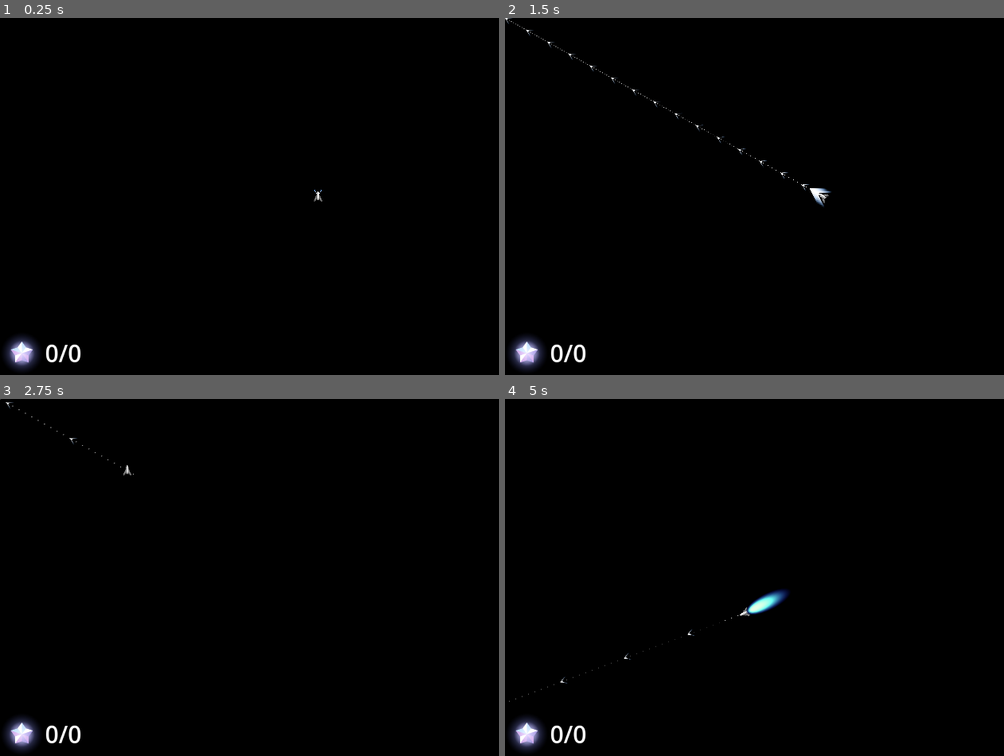
Above: before the commit, frames 1-4 (two rows, left to right).
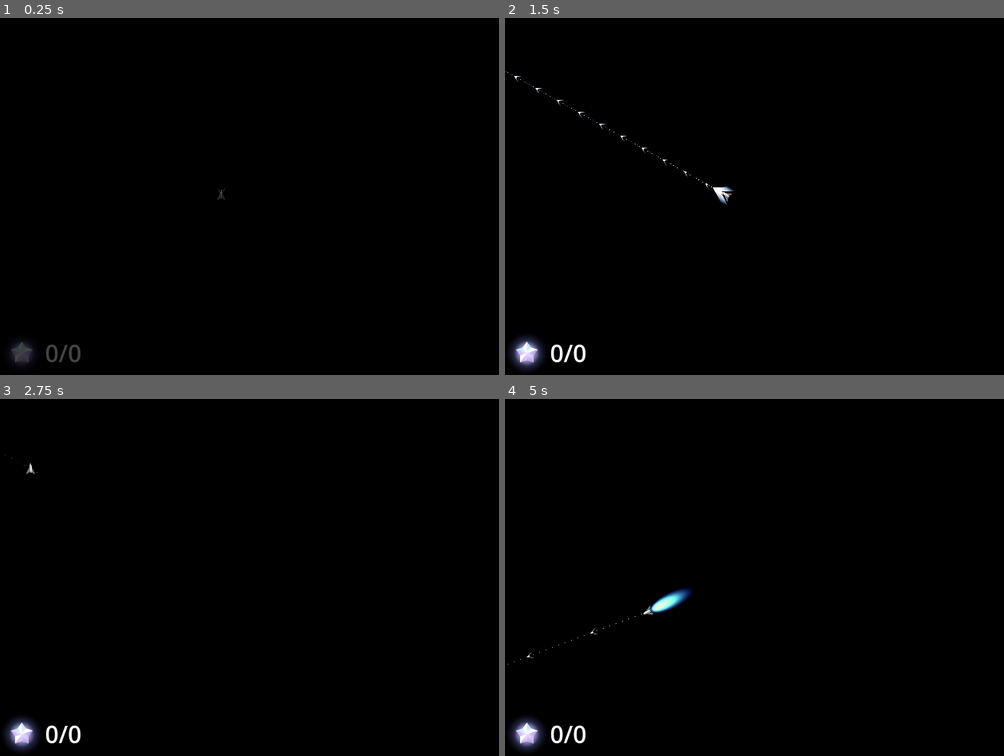
Above: after the commit, the same moments.

Repository: revanj/AstronautAndOrbit
Game: Godot game, scene res://LevelBase.tscn
Two runs of this game, one before a commit and one after it. Both use one fixed random seed, a clock stepped at 60 frames per second and the inputs below.
Inputs (mouse positions are in pixels of both pictures, inside the frame that each line leads up to):
- Up to frame 1 (0.25 s): no input
- Up to frame 2 (1.5 s): move the mouse to (964, 178) at 0.52 s; hold D (thruster_right_turn) 0.53-1.25 s; click (964, 178) at 0.67 s; click (964, 178) at 0.77 s; tap Enter at 1.25 s; drag from (694, 214) to (789, 267) at 1.27 s
- Up to frame 3 (2.75 s): move the mouse to (379, 498) at 2.02 s; hold D (thruster_right_turn) from 2.03 s (still down)
- Up to frame 4 (5 s): release D (thruster_right_turn) at 2.75 s; drag from (789, 648) to (629, 523) at 2.77 s; move the mouse to (outside the picture) at 3.52 s; hold A (thruster_left_turn) 3.53-4.25 s; click (outside the picture) at 3.77 s; tap Space at 4.25 s; drag from (629, 523) to (729, 488) at 4.27 s

The runs differ from the first frame. In frame 1, 0.7% of the frame differs, in the area x 1-65%, y 47-99%; in frame 2, 0.5%; in frame 3, less than 0.1%; in frame 4, 0.8%, in the area x 0-57%, y 52-85%.

Commit message:
Level transitions done

Diff:
--- /dev/null
+++ b/EndingScene.tscn
@@ -0,0 +1,25 @@
+[gd_scene format=3 uid="uid://fxcd32lgl1eu"]
+
+[node name="Control" type="Control"]
+layout_mode = 3
+anchors_preset = 15
+anchor_right = 1.0
+anchor_bottom = 1.0
+grow_horizontal = 2
+grow_vertical = 2
+
+[node name="Label" type="Label" parent="."]
+layout_mode = 1
+anchors_preset = 8
+anchor_left = 0.5
+anchor_top = 0.5
+anchor_right = 0.5
+anchor_bottom = 0.5
+offset_left = -426.0
+offset_top = -112.0
+offset_right = 426.0
+offset_bottom = 112.0
+grow_horizontal = 2
+grow_vertical = 2
+theme_override_font_sizes/font_size = 161
+text = "Thank you!"
--- a/EnergyCrystal.gd
+++ b/EnergyCrystal.gd
@@ -8,7 +8,7 @@
 func _on_body_entered(body:Node2D):
 	if body.is_in_group("spaceship"):
 		emit_signal("crystal_collected")
-		var tween = get_tree().create_tween()
+		var tween = create_tween()
 		tween.set_parallel(true)
 		tween.tween_property(sprite, "modulate", Color.TRANSPARENT, 1)
 		tween.tween_property(sprite, "scale", Vector2(3,3), 1)
--- /dev/null
+++ b/GameManager.gd
@@ -0,0 +1,23 @@
+extends Node
+
+var levels = [
+	"res://Levels/Level1/Level1Test.tscn",
+	"res://Levels/Level2/Level2Test.tscn"
+]
+
+var ending_level = "res://EndingScene.tscn"
+var title_scene = ""
+
+var current_level: int = 0
+
+func find_current_level():
+	var scene_path = get_tree().current_scene.scene_file_path
+	if scene_path != "":
+		current_level = levels.find(scene_path, current_level)
+
+func load_next_level():
+	current_level += 1
+	if current_level < len(levels):
+		get_tree().change_scene_to_file(levels[current_level])
+	else:
+		get_tree().change_scene_to_file(ending_level)
--- a/GravityObjects/Star.tscn
+++ b/GravityObjects/Star.tscn
@@ -6,7 +6,7 @@
 [sub_resource type="CircleShape2D" id="CircleShape2D_d0nn2"]
 radius = 33.1361
 
-[node name="Star" type="Area2D" groups=["stars"]]
+[node name="Star" type="Area2D" groups=["gravity_objects", "stars"]]
 script = ExtResource("1_kfwey")
 gravity_factor = 10000000
 
--- a/Level.gd
+++ b/Level.gd
@@ -5,9 +5,10 @@
 
 @onready var crystals = $Crystals.get_children()
 @onready var ui:UI = $UI
-@onready var star_field = $StarFields
+@onready var stars = $Stars.get_children()
 
 func _ready():
+	GameManager.find_current_level()
 	ui.total_crystals = len(crystals)
 	ui.update_crystal_label()
 
@@ -15,5 +16,5 @@
 		c = c as EnergyCrystal
 		c.crystal_collected.connect(ui._on_crystal_collected)
 
-	for s in get_tree().get_nodes_in_group("stars"):
+	for s in stars:
 		s.player_dead_by_star.connect(ui._on_player_dead_by_star)
--- a/LevelBase.tscn
+++ b/LevelBase.tscn
@@ -1,32 +1,21 @@
-[gd_scene load_steps=8 format=3 uid="uid://w6gs4ljwad72"]
+[gd_scene load_steps=4 format=3 uid="uid://w6gs4ljwad72"]
 
 [ext_resource type="Script" path="res://Level.gd" id="1_6lo08"]
-[ext_resource type="Script" path="res://StarFields.gd" id="2_wf5pk"]
-[ext_resource type="Texture2D" uid="uid://dmhvljlcexvx4" path="res://Art/Arrow2.png" id="3_cmohn"]
+[ext_resource type="PackedScene" uid="uid://d2docaei0vhfr" path="res://UI/UI.tscn" id="3_btes0"]
 [ext_resource type="PackedScene" uid="uid://bb832x8inl183" path="res://Spaceship/Spaceship.tscn" id="5_jrsr5"]
-[ext_resource type="Script" path="res://UI.gd" id="7_68dhf"]
-[ext_resource type="PackedScene" uid="uid://blcdi8y5tplqc" path="res://UI/DialogueBox.tscn" id="8_rhqqw"]
-[ext_resource type="PackedScene" uid="uid://cpsqvdopnkhmy" path="res://CrystalCollect.tscn" id="9_1oir3"]
 
 [node name="LevelBase" type="Node2D"]
 texture_filter = 1
 script = ExtResource("1_6lo08")
 
-[node name="StarFields" type="Node2D" parent="."]
-script = ExtResource("2_wf5pk")
-arrow_texture = ExtResource("3_cmohn")
+[node name="Spaceship" parent="." instance=ExtResource("5_jrsr5")]
+process_mode = 0
+position = Vector2(-292, -4)
 
-[node name="Spaceship" parent="StarFields" instance=ExtResource("5_jrsr5")]
-process_mode = 0
+[node name="Stars" type="Node2D" parent="."]
 
 [node name="Crystals" type="Node2D" parent="."]
 
-[node name="UI" type="CanvasLayer" parent="."]
-script = ExtResource("7_68dhf")
-
-[node name="DialogueBox" parent="UI" instance=ExtResource("8_rhqqw")]
-visible = false
-
-[node name="CrystalCollect" parent="UI" instance=ExtResource("9_1oir3")]
+[node name="UI" parent="." instance=ExtResource("3_btes0")]
 
 [node name="Camera2D" type="Camera2D" parent="."]
--- /dev/null
+++ b/Levels/Level1/Level1Test.tscn
@@ -0,0 +1,33 @@
+[gd_scene load_steps=4 format=3 uid="uid://c0a1c3yaxmk7q"]
+
+[ext_resource type="PackedScene" uid="uid://w6gs4ljwad72" path="res://LevelBase.tscn" id="1_eosui"]
+[ext_resource type="PackedScene" uid="uid://b160ih64nd20k" path="res://GravityObjects/Star.tscn" id="2_jetay"]
+[ext_resource type="PackedScene" uid="uid://co8brsgf1hgks" path="res://EnergyStar.tscn" id="3_31kje"]
+
+[node name="LevelBase" instance=ExtResource("1_eosui")]
+
+[node name="Spaceship" parent="." index="0"]
+position = Vector2(-759, 322)
+
+[node name="Star" parent="Stars" index="0" instance=ExtResource("2_jetay")]
+position = Vector2(169, -157)
+effect_radius = 350.0
+
+[node name="Star2" parent="Stars" index="1" instance=ExtResource("2_jetay")]
+position = Vector2(451, 209)
+effect_radius = 350.0
+
+[node name="EnergyCrystal" parent="Crystals" index="0" instance=ExtResource("3_31kje")]
+position = Vector2(386, -227)
+
+[node name="EnergyCrystal2" parent="Crystals" index="1" instance=ExtResource("3_31kje")]
+position = Vector2(256, -374)
+
+[node name="EnergyCrystal3" parent="Crystals" index="2" instance=ExtResource("3_31kje")]
+position = Vector2(72, -353)
+
+[node name="EnergyCrystal4" parent="Crystals" index="3" instance=ExtResource("3_31kje")]
+position = Vector2(550, -8)
+
+[node name="EnergyCrystal5" parent="Crystals" index="4" instance=ExtResource("3_31kje")]
+position = Vector2(691, 242)
--- /dev/null
+++ b/Levels/Level2/Level2Test.tscn
@@ -0,0 +1,37 @@
+[gd_scene load_steps=4 format=3 uid="uid://dl8a8sgtugnlg"]
+
+[ext_resource type="PackedScene" uid="uid://w6gs4ljwad72" path="res://LevelBase.tscn" id="1_gepwg"]
+[ext_resource type="PackedScene" uid="uid://b160ih64nd20k" path="res://GravityObjects/Star.tscn" id="2_shwmu"]
+[ext_resource type="PackedScene" uid="uid://co8brsgf1hgks" path="res://EnergyStar.tscn" id="3_t4cn1"]
+
+[node name="LevelBase" instance=ExtResource("1_gepwg")]
+
+[node name="Spaceship" parent="." index="0"]
+position = Vector2(-759, 322)
+
+[node name="Star" parent="Stars" index="0" instance=ExtResource("2_shwmu")]
+position = Vector2(169, -157)
+effect_radius = 350.0
+
+[node name="Star3" parent="Stars" index="1" instance=ExtResource("2_shwmu")]
+position = Vector2(-412, 184)
+effect_radius = 350.0
+
+[node name="Star2" parent="Stars" index="2" instance=ExtResource("2_shwmu")]
+position = Vector2(451, 209)
+effect_radius = 350.0
+
+[node name="EnergyCrystal" parent="Crystals" index="0" instance=ExtResource("3_t4cn1")]
+position = Vector2(386, -227)
+
+[node name="EnergyCrystal2" parent="Crystals" index="1" instance=ExtResource("3_t4cn1")]
+position = Vector2(256, -374)
+
+[node name="EnergyCrystal3" parent="Crystals" index="2" instance=ExtResource("3_t4cn1")]
+position = Vector2(72, -353)
+
+[node name="EnergyCrystal4" parent="Crystals" index="3" instance=ExtResource("3_t4cn1")]
+position = Vector2(550, -8)
+
+[node name="EnergyCrystal5" parent="Crystals" index="4" instance=ExtResource("3_t4cn1")]
+position = Vector2(691, 242)
--- a/Levels/TestLevel1/Level1Test.tscn
+++ /dev/null
@@ -1,35 +0,0 @@
-[gd_scene load_steps=4 format=3 uid="uid://c0a1c3yaxmk7q"]
-
-[ext_resource type="PackedScene" uid="uid://w6gs4ljwad72" path="res://LevelBase.tscn" id="1_2brmb"]
-[ext_resource type="PackedScene" uid="uid://b160ih64nd20k" path="res://GravityObjects/Star.tscn" id="2_4p74e"]
-[ext_resource type="PackedScene" uid="uid://co8brsgf1hgks" path="res://EnergyStar.tscn" id="3_fnrlq"]
-
-[node name="LevelBase" instance=ExtResource("1_2brmb")]
-
-[node name="Spaceship" parent="StarFields" index="0"]
-position = Vector2(-784, 183)
-
-[node name="Star" parent="StarFields" index="1" instance=ExtResource("2_4p74e")]
-position = Vector2(180, -255)
-scale = Vector2(1.33191, 1.33816)
-effect_radius = 250.0
-
-[node name="Star2" parent="StarFields" index="2" instance=ExtResource("2_4p74e")]
-position = Vector2(396, 175)
-scale = Vector2(1.33191, 1.33816)
-effect_radius = 305.255
-
-[node name="EnergyCrystal" parent="Crystals" index="0" instance=ExtResource("3_fnrlq")]
-position = Vector2(386, -227)
-
-[node name="EnergyCrystal2" parent="Crystals" index="1" instance=ExtResource("3_fnrlq")]
-position = Vector2(256, -374)
-
-[node name="EnergyCrystal3" parent="Crystals" index="2" instance=ExtResource("3_fnrlq")]
-position = Vector2(72, -353)
-
-[node name="EnergyCrystal4" parent="Crystals" index="3" instance=ExtResource("3_fnrlq")]
-position = Vector2(550, -8)
-
-[node name="EnergyCrystal5" parent="Crystals" index="4" instance=ExtResource("3_fnrlq")]
-position = Vector2(691, 242)
--- a/Spaceship.gd
+++ b/Spaceship.gd
@@ -34,7 +34,10 @@
 var drag_start_position: Vector2
 var max_jump_speed = 500
 
-var star_field
+@onready var star_field = $NavDisplay
+
+func _ready():
+	star_field.spaceship = self
 
 func _physics_process(delta):
 	match input_state:
--- /dev/null
+++ b/Spaceship/NavDisplay.gd
@@ -0,0 +1,91 @@
+extends Node2D
+class_name NavDisplay
+# this class will collect all children of GravityObject
+# and give gravity strength at certain point
+# unfortunately it might be necessary to generate this per query
+# or at least update everytime something moves
+
+var stars
+
+var spaceship
+@export var arrow_texture: Texture
+
+var trajectory_data
+
+
+
+var half_texture_width: float
+
+class TrajectoryData:
+	var points_arc
+	var arrow_pos
+	var arrow_dir
+
+func _ready():
+	set_as_top_level(true)
+	global_position = Vector2.ZERO
+	global_rotation = 0
+	scale = Vector2.ONE
+	stars = get_tree().get_nodes_in_group("gravity_objects")
+	half_texture_width = arrow_texture.get_width()/2
+
+func get_field_at(pos):
+	var result = Vector2.ZERO
+	for star in stars:
+		result += star.get_gravity_vector(pos)
+	return result
+
+func _physics_process(delta):
+	spaceship.field_dir = get_field_at(spaceship.global_position)
+
+
+func get_trajectory(start_pos, start_vel, nb_points, dt, ds):
+	var points_arc = PackedVector2Array()
+	var arrow_pos = PackedVector2Array()
+	var arrow_directions = PackedVector2Array()
+
+	points_arc.push_back(start_pos)
+	var current_point = start_pos
+	var current_vel = start_vel
+	var s_accumulate = 0
+	for i in range(nb_points + 1):
+		var s = current_vel * dt
+		current_point = current_point + s
+		current_vel = current_vel + get_field_at(current_point) * dt
+		s_accumulate += 1
+		if s_accumulate >= ds:
+			arrow_pos.push_back(current_point)
+			arrow_directions.push_back(current_vel)
+			s_accumulate = 0
+		points_arc.push_back(current_point)
+	var ret = TrajectoryData.new()
+	ret.points_arc = points_arc
+	ret.arrow_pos = arrow_pos
+	ret.arrow_dir = arrow_directions
+	return ret
+
+func _process(delta):
+	queue_redraw()
+
+func _draw():
+	var color = Color(1.0, 1.0, 1.0)
+	var nb_points = 200
+
+	if trajectory_data == null:
+		return
+
+	var points_arc = trajectory_data.points_arc
+	var arrow_pos = trajectory_data.arrow_pos
+	var arrow_dir = trajectory_data.arrow_dir
+
+	draw_set_transform(Vector2.ZERO, 0)
+	for index_point in range(nb_points):
+		draw_circle(points_arc[index_point], 1, color)
+
+	for index_point in range(len(arrow_pos)):
+		draw_set_transform(
+			arrow_pos[index_point],
+			Vector2.DOWN.angle_to(arrow_dir[index_point]) + PI,
+			Vector2(0.08, 0.08)
+		)
+		draw_texture(arrow_texture, Vector2(-half_texture_width, 0))
--- a/Spaceship/Spaceship.tscn
+++ b/Spaceship/Spaceship.tscn
@@ -6,6 +6,8 @@
 [ext_resource type="PackedScene" uid="uid://cw8ruuwn01bhk" path="res://Spaceship/BigJumpDisplay.tscn" id="4_hw35e"]
 [ext_resource type="Texture2D" uid="uid://0l2s4h23a6bx" path="res://Art/FlameRed.png" id="5_vqsrp"]
 [ext_resource type="Texture2D" uid="uid://ch2y84spiqeix" path="res://Art/FlameBlue.png" id="6_msu38"]
+[ext_resource type="Script" path="res://Spaceship/NavDisplay.gd" id="7_lsg2s"]
+[ext_resource type="Texture2D" uid="uid://dmhvljlcexvx4" path="res://Art/Arrow2.png" id="8_gha4l"]
 
 [sub_resource type="RectangleShape2D" id="RectangleShape2D_3y11g"]
 size = Vector2(59.6887, 84.0994)
@@ -23,6 +25,7 @@
 shape = SubResource("RectangleShape2D_3y11g")
 
 [node name="BigJumpDisplay" parent="." instance=ExtResource("4_hw35e")]
+visible = false
 
 [node name="SpaceshipVisual" type="Node2D" parent="."]
 script = ExtResource("3_ya8jj")
@@ -40,3 +43,7 @@
 modulate = Color(1, 1, 1, 0)
 position = Vector2(0, 236.53)
 texture = ExtResource("6_msu38")
+
+[node name="NavDisplay" type="Node2D" parent="."]
+script = ExtResource("7_lsg2s")
+arrow_texture = ExtResource("8_gha4l")
--- a/StarFields.gd
+++ b/StarFields.gd
@@ -5,83 +5,83 @@
 # unfortunately it might be necessary to generate this per query
 # or at least update everytime something moves
 
-var stars
-
-@onready var spaceship:Spaceship = $Spaceship
-@export var arrow_texture: Texture
-
-var trajectory_data
-
-
-
-var half_texture_width: float
-
-class TrajectoryData:
-	var points_arc
-	var arrow_pos
-	var arrow_dir
-
-func _ready():
-	stars = get_children().filter(func(x:Node): return x.has_method("get_gravity_vector"))
-	half_texture_width = arrow_texture.get_width()/2
-	spaceship.star_field = self
-
-func get_field_at(pos):
-	var result = Vector2.ZERO
-	for star in stars:
-		result += star.get_gravity_vector(pos)
-	return result
-
-func _physics_process(delta):
-	spaceship.field_dir = get_field_at(spaceship.global_position)
-
-
-func get_trajectory(start_pos, start_vel, nb_points, dt, ds):
-	var points_arc = PackedVector2Array()
-	var arrow_pos = PackedVector2Array()
-	var arrow_directions = PackedVector2Array()
-
-	points_arc.push_back(start_pos)
-	var current_point = start_pos
-	var current_vel = start_vel
-	var s_accumulate = 0
-	for i in range(nb_points + 1):
-		var s = current_vel * dt
-		current_point = current_point + s
-		current_vel = current_vel + get_field_at(current_point) * dt
-		s_accumulate += 1
-		if s_accumulate >= ds:
-			arrow_pos.push_back(current_point)
-			arrow_directions.push_back(current_vel)
-			s_accumulate = 0
-		points_arc.push_back(current_point)
-	var ret = TrajectoryData.new()
-	ret.points_arc = points_arc
-	ret.arrow_pos = arrow_pos
-	ret.arrow_dir = arrow_directions
-	return ret
-
-func _process(delta):
-	queue_redraw()
-
-func _draw():
-	var color = Color(1.0, 1.0, 1.0)
-	var nb_points = 200
-
-
-
-	var points_arc = trajectory_data.points_arc
-	var arrow_pos = trajectory_data.arrow_pos
-	var arrow_dir = trajectory_data.arrow_dir
-
-	draw_set_transform(Vector2.ZERO, 0)
-	for index_point in range(nb_points):
-		draw_circle(points_arc[index_point], 1, color)
-
-	for index_point in range(len(arrow_pos)):
-		draw_set_transform(
-			arrow_pos[index_point],
-			Vector2.DOWN.angle_to(arrow_dir[index_point]) + PI,
-			Vector2(0.08, 0.08)
-		)
-		draw_texture(arrow_texture, Vector2(-half_texture_width, 0))
+#var stars
+#
+#@onready var spaceship:Spaceship = $Spaceship
+#@export var arrow_texture: Texture
+#
+#var trajectory_data
+#
+#
+#
+#var half_texture_width: float
+#
+#class TrajectoryData:
+#	var points_arc
+#	var arrow_pos
+#	var arrow_dir
+#
+#func _ready():
+#	stars = get_children().filter(func(x:Node): return x.has_method("get_gravity_vector"))
+#	half_texture_width = arrow_texture.get_width()/2
+#	spaceship.star_field = self
+#
+#func get_field_at(pos):
+#	var result = Vector2.ZERO
+#	for star in stars:
+#		result += star.get_gravity_vector(pos)
+#	return result
+#
+#func _physics_process(delta):
+#	spaceship.field_dir = get_field_at(spaceship.global_position)
+#
+#
+#func get_trajectory(start_pos, start_vel, nb_points, dt, ds):
+#	var points_arc = PackedVector2Array()
+#	var arrow_pos = PackedVector2Array()
+#	var arrow_directions = PackedVector2Array()
+#
+#	points_arc.push_back(start_pos)
+#	var current_point = start_pos
+#	var current_vel = start_vel
+#	var s_accumulate = 0
+#	for i in range(nb_points + 1):
+#		var s = current_vel * dt
+#		current_point = current_point + s
+#		current_vel = current_vel + get_field_at(current_point) * dt
+#		s_accumulate += 1
+#		if s_accumulate >= ds:
+#			arrow_pos.push_back(current_point)
+#			arrow_directions.push_back(current_vel)
+#			s_accumulate = 0
+#		points_arc.push_back(current_point)
+#	var ret = TrajectoryData.new()
+#	ret.points_arc = points_arc
+#	ret.arrow_pos = arrow_pos
+#	ret.arrow_dir = arrow_directions
+#	return ret
+#
+#func _process(delta):
+#	queue_redraw()
+#
+#func _draw():
+#	var color = Color(1.0, 1.0, 1.0)
+#	var nb_points = 200
+#
+#
+#
+#	var points_arc = trajectory_data.points_arc
+#	var arrow_pos = trajectory_data.arrow_pos
+#	var arrow_dir = trajectory_data.arrow_dir
+#
+#	draw_set_transform(Vector2.ZERO, 0)
+#	for index_point in range(nb_points):
+#		draw_circle(points_arc[index_point], 1, color)
+#
+#	for index_point in range(len(arrow_pos)):
+#		draw_set_transform(
+#			arrow_pos[index_point],
+#			Vector2.DOWN.angle_to(arrow_dir[index_point]) + PI,
+#			Vector2(0.08, 0.08)
+#		)
+#		draw_texture(arrow_texture, Vector2(-half_texture_width, 0))
--- a/UI.gd
+++ b/UI.gd
@@ -4,13 +4,38 @@
 var crystals_collected = 0
 var total_crystals = 0
 @onready var crystal_label:Label = $CrystalCollect/Label
+@onready var facade = $Facade
+
+func _ready():
+	facade.color = Color.BLACK
+	facade.show()
+	facade_clear_await()
+	get_tree().current_scene.scene_file_path
+
 
 func _on_crystal_collected():
 	crystals_collected += 1
 	update_crystal_label()
+	if crystals_collected == total_crystals:
+		facade_darken_await()
+		GameManager.load_next_level()
 
 func update_crystal_label():
 	crystal_label.text = str(crystals_collected) + "/" + str(total_crystals)
 
 func _on_player_dead_by_star():
-	print("die")
+	facade_darken_await()
+	get_tree().reload_current_scene()
+
+
+func facade_clear_await():
+	var tween = get_tree().create_tween()
+	tween.tween_property(facade, "color", Color(0,0,0,0), 1)
+	await tween.finished
+	facade.hide()
+
+func facade_darken_await():
+	var tween = get_tree().create_tween()
+	facade.show()
+	tween.tween_property(facade, "color", Color.BLACK, 1)
+	await tween.finished
--- /dev/null
+++ b/UI/UI.tscn
@@ -0,0 +1,22 @@
+[gd_scene load_steps=4 format=3 uid="uid://d2docaei0vhfr"]
+
+[ext_resource type="Script" path="res://UI.gd" id="1_ukvjj"]
+[ext_resource type="PackedScene" uid="uid://blcdi8y5tplqc" path="res://UI/DialogueBox.tscn" id="2_fb0ex"]
+[ext_resource type="PackedScene" uid="uid://cpsqvdopnkhmy" path="res://CrystalCollect.tscn" id="3_d2oqe"]
+
+[node name="UI" type="CanvasLayer"]
+script = ExtResource("1_ukvjj")
+
+[node name="DialogueBox" parent="." instance=ExtResource("2_fb0ex")]
+visible = false
+
+[node name="CrystalCollect" parent="." instance=ExtResource("3_d2oqe")]
+
+[node name="Facade" type="ColorRect" parent="."]
+visible = false
+anchors_preset = 15
+anchor_right = 1.0
+anchor_bottom = 1.0
+grow_horizontal = 2
+grow_vertical = 2
+color = Color(0, 0, 0, 0)
--- a/project.godot
+++ b/project.godot
@@ -14,6 +14,10 @@
 run/main_scene="res://LevelBase.tscn"
 config/features=PackedStringArray("4.1", "Forward Plus")
 config/icon="res://icon.svg"
+
+[autoload]
+
+GameManager="*res://GameManager.gd"
 
 [display]
 
Not shown: 1 places in Spaceship/Spaceship.tscn that only renumber resources
